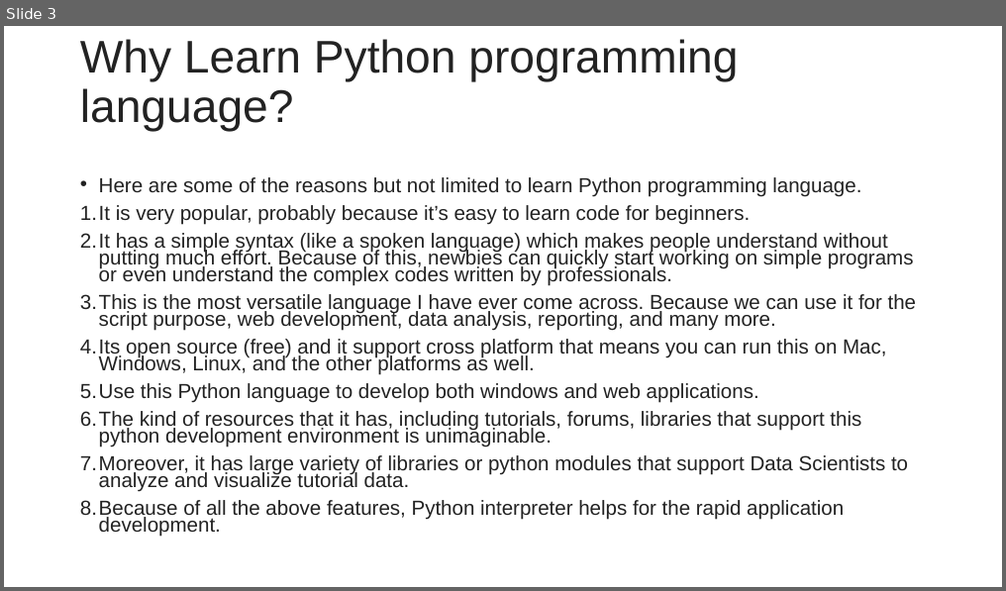
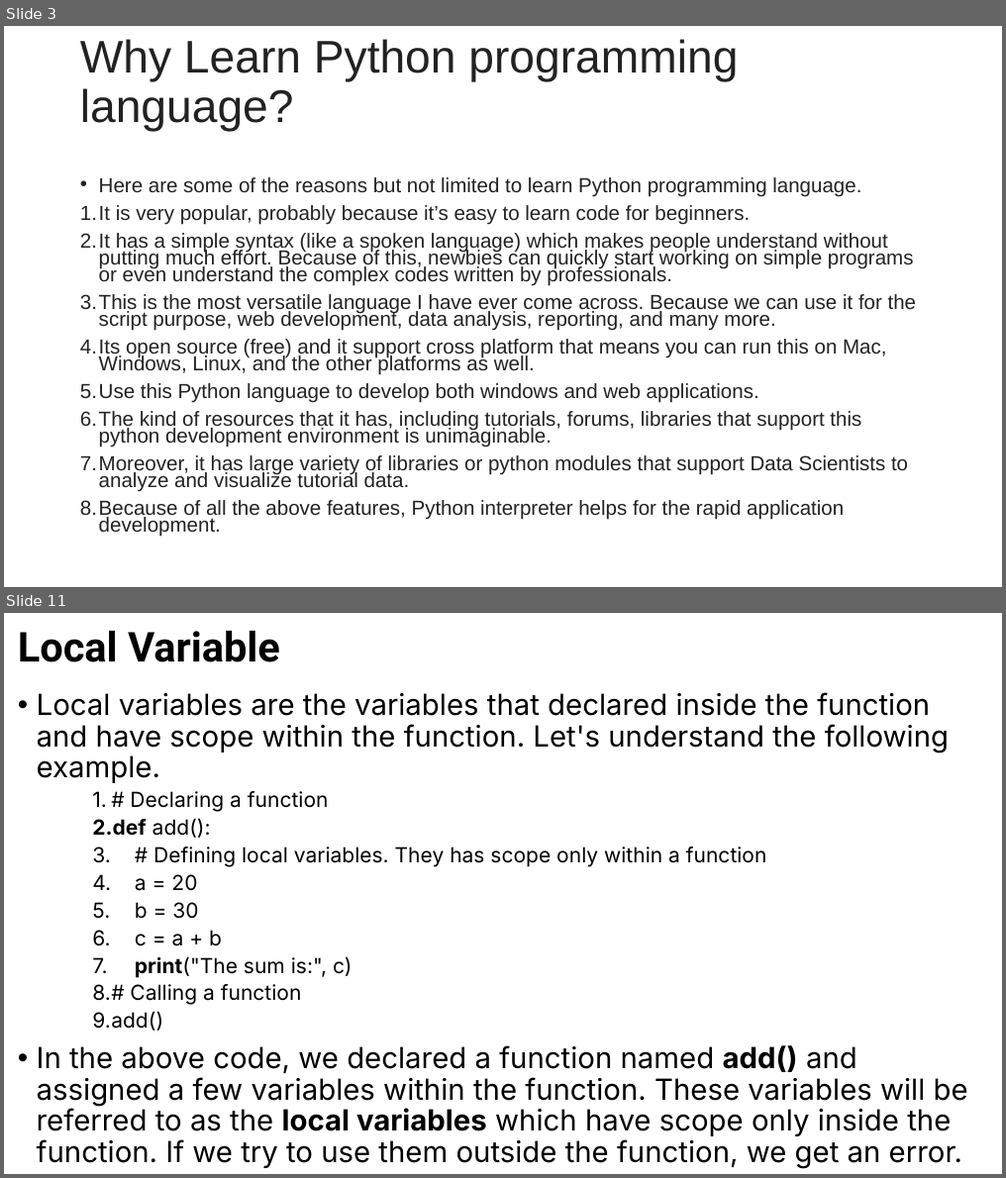
Before and after one commit to hitendradixit/Machine-Learning, a slide deck: SeesionSlides/MACHINE LEARNING Session 1.pptx. Shown one above the other, each under a label of ours: slide 3 before the commit, slides 3 and 11 after it; the slides between them are not shown. The pictures are 1006x591 and 1006x1178 pixels, drawn with LibreOffice and Linux fonts; fonts in the diff are those of the drawing. Boxes give left, top, right and bottom in pixels: in the first picture for what was removed or moved away, otherwise in the second. Text is boxed around its words. In the diff, an @@ line names an element or a change of style, - is before the commit and + after.

```diff
--- a/SeesionSlides/MACHINE LEARNING Session 1.pptx
+++ b/SeesionSlides/MACHINE LEARNING Session 1.pptx
@@ slide 11 added at [4,613,1002,1174], background #FFFFFF @@
@@ title added at [18,630,280,663], 39.6 pt, text #000000, bold @@
+Local Variable
@@ text added at [37,692,968,1169], 28 pt, text #000000 @@
+• Local variables are the variables that declared inside the function and have scope within the function. Let's understand the following example.
+    1. # Declaring a function
+    2. def add():
+    3. # Defining local variables. They has scope only within a function
+    4. a = 20
+    5. b = 30
+    6. c = a + b
+    7. print("The sum is:", c)
+    8. # Calling a function
+    9. add()
+• In the above code, we declared a function named add() and assigned a few variables within the function. These variables will be referred to as the local variables which have scope only inside the function. If we try to use them outside the function, we get an error.
```
Also in this commit, not shown: 2 slides changed, 16 other slides added, 7 slides removed.
